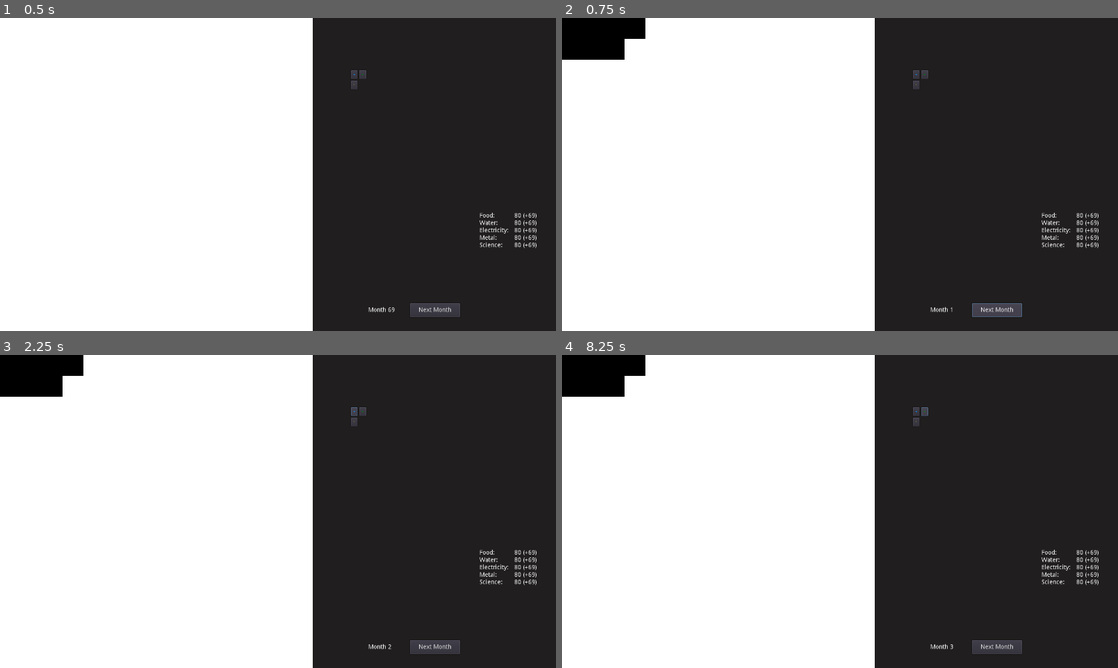
Above: before the commit, frames 1-4 (two rows, left to right).
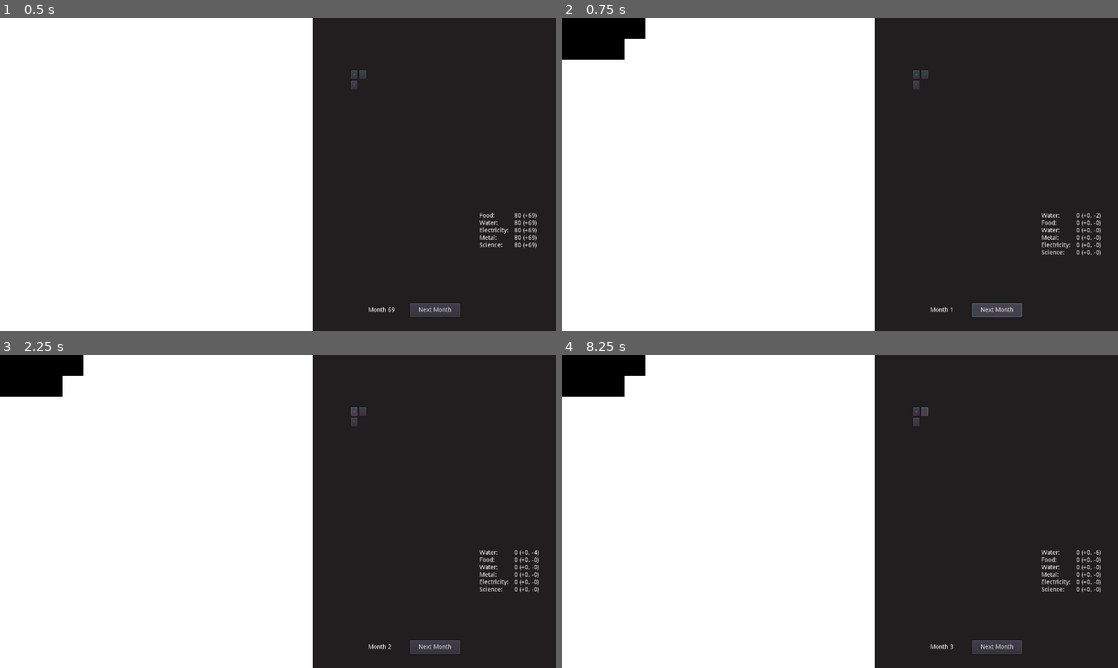
Above: after the commit, the same moments.

Repository: sirknightj/CEV-1
Game: Godot game, scene res://MainGameScene.tscn
Two runs of this game, one before a commit and one after it. Both use one fixed random seed, a clock stepped at 60 frames per second and the inputs below.
Inputs (mouse positions are in pixels of both pictures, inside the frame that each line leads up to):
- Up to frame 1 (0.5 s): no input
- Up to frame 2 (0.75 s): click "Next Month" at 0.5 s
- Up to frame 3 (2.25 s): click "Next Month" at 1.25 s; click (355, 411) at 2 s
- Up to frame 4 (8.25 s): click (923, 411) at 2.75 s; click (917, 420) at 3.5 s; click (917, 411) at 4.25 s; click (923, 411) at 5 s; click (917, 420) at 5.75 s; click "Next Month" at 6.5 s; click (917, 411) at 7.25 s; click (923, 411) at 8 s

Frame 1 is identical in both runs. In frame 2, 0.4% of the frame differs, in the area x 86-97%, y 62-76%; in frame 3, 0.4%; in frame 4, 0.4%.

Commit message:
Start making buildings affect the incomes

Diff:
--- a/source/scripts/MainGameScene.gd
+++ b/source/scripts/MainGameScene.gd
@@ -5,10 +5,29 @@
 var _turn_count_text # the text holder object that displays "Turn: 69"
 
 # note: we need income/expense to be seperate so that we can pass that into the graph
+var food : int          # the amount of food we have on turn
+var food_income : int   # the amount of food we gain on the next turn
+var food_expense : int  # the amount of food we will expend on the next turn, nonnegative
+
 var water : int          # the amount of water we have on turn
 var water_income : int   # the amount of water we gain on the next turn
-var water_expense : int  # the amount of water we will expend on the next turn
-# TODO: the other resources
+var water_expense : int  # the amount of water we will expend on the next turn, nonnegative
+
+var oxygen : int          # the amount of oxygen we have on turn
+var oxygen_income : int   # the amount of oxygen we gain on the next turn
+var oxygen_expense : int  # the amount of oxygen we will expend on the next turn, nonnegative
+
+var electricity : int          # the amount of electricity we have on turn
+var electricity_income : int   # the amount of electricity we gain on the next turn
+var electricity_expense : int  # the amount of electricity we will expend on the next turn, nonnegative
+
+var metal : int          # the amount of metal we have on turn
+var metal_income : int   # the amount of metal we gain on the next turn
+var metal_expense : int  # the amount of metal we will expend on the next turn, nonnegative
+
+var science : int          # the amount of science we have on turn
+var science_income : int   # the amount of science we gain on the next turn
+var science_expense : int  # the amount of science we will expend on the next turn, nonnegative
 
 # Grid Variables
 # A mutable grid_size x grid_size grid that buildings can be placed in.
@@ -20,7 +39,9 @@
 var grid_size : int   # the number of squares the width of this grid is
 var buildings : Array # the buildings that we own on this grid
 
-var SideBar # the sidebar object
+var SideBar : Control # the sidebar object
+var Grid : Sprite # the grid object
+
 onready var Building = preload("res://Building.tscn")
 var buildings_json = "res://assets/data/buildings.json" # file path of buildings.json
 var buildings_dict : Dictionary = {} # building_name -> building
@@ -30,6 +51,7 @@
 	turn = 0
 	recalculate_grid_dims(15)
 	SideBar = get_node("Sidebar")
+	Grid = get_node("Grid")
 	load_buildings_json()
 	print('Got here!')
 
@@ -60,13 +82,16 @@
 func place_building(_x: int, _y: int) -> void:
 	# TODO: load the buildings dynamically
 	var building = Building.instance()
-	# This is the farm shape
-	building.init_shape([[true,  true,  true,  true],
-						 [true,  true,  true,  false]], Color(0, 0, 0), width, 0, 0)
+
+	# Testing out a farm
+	var building_stats = buildings_dict["Farm"]
+	var shape = building_stats.shape
+	building.init_shape(shape, Color(0, 0, 0), width, 0, 0)
 	# building.move_building(0, 6)
 	# building.rotate_building(90)
 	get_parent().add_child(building)
-	buildings.push_back(building)
+	buildings.push_back(building_stats)
+	recalculate_incomes()
 	# $Grid.visible = false
 
 """
@@ -91,8 +116,19 @@
 	# Calculate the total income we have
 """
 func recalculate_incomes() -> void:
+	var new_water_expense : int = 0
+	var new_water_income : int = 0
+
 	for building in buildings:
-		print(str(building.water_effects))
+		print(building["water_effect"])
+		if building["water_effect"] < 0:
+			new_water_expense -= building["water_effect"]
+		else:
+			new_water_income += building["water_effect"]
+
+	water_expense = new_water_expense
+	water_income = new_water_income
+	SideBar.update_displays()
 
 """
 	Returns the grid square the mouse is in
--- a/source/scripts/Sidebar.gd
+++ b/source/scripts/Sidebar.gd
@@ -7,12 +7,31 @@
 # var b = "text"
 var Game # The node representing the game
 var Turn_Count_Text # The node holding the turn count text
+var Resource_Label_Text  # The text displayed next to each resource count
+var Resource_Amount_Text # The text displaying the number of each resource
+
+var show_water : bool
+var show_food : bool
+var show_electricity : bool
+var show_metal : bool
+var show_oxygen : bool
+var show_science : bool
 
 
 # Called when the node enters the scene tree for the first time.
 func _ready():
 	Game = get_parent()
 	Turn_Count_Text = get_node("TurnCount")
+	Resource_Label_Text = get_node("ResourceLabel")
+	Resource_Amount_Text = get_node("ResourceCounts")
+
+	# TODO: progression
+	show_water = true
+	show_food = true
+	show_electricity = true
+	show_metal = true
+	show_oxygen = true
+	show_science = true
 
 # Called every frame. 'delta' is the elapsed time since the previous frame.
 #func _process(delta):
@@ -28,5 +47,39 @@
 	Game.place_building(0, 0)
 	Game.on_next_turn()
 
+"""
+	Updates the text displaying the turn count
+"""
 func update_turn_display() -> void:
 	Turn_Count_Text.text = "Month " + str(Game.turn)
+
+"""
+	Updates the text displaying the resource counts
+"""
+func update_displays() -> void:
+	var label_text : String = ""
+	var count_text = ""
+
+	if show_water:
+		label_text += "Water:\n"
+		count_text += str(Game.water) + " (+" + str(Game.water_income) + ", -" + str(Game.water_expense) + ")\n"
+	if show_food:
+		label_text += "Food:\n"
+		count_text += str(Game.food) + " (+" + str(Game.food_income) + ", -" + str(Game.food_expense) + ")\n"
+	if show_oxygen:
+		label_text += "Water:\n"
+		count_text += str(Game.oxygen) + " (+" + str(Game.oxygen_income) + ", -" + str(Game.oxygen_expense) + ")\n"
+	if show_metal:
+		label_text += "Metal:\n"
+		count_text += str(Game.metal) + " (+" + str(Game.metal_income) + ", -" + str(Game.metal_expense) + ")\n"
+	if show_electricity:
+		label_text += "Electricity:\n"
+		count_text += str(Game.electricity) + " (+" + str(Game.electricity_income) + ", -" + str(Game.electricity_expense) + ")\n"
+	if show_water:
+		label_text += "Science:\n"
+		count_text += str(Game.science) + " (+" + str(Game.science_income) + ", -" + str(Game.science_expense) + ")\n"
+
+	label_text.strip_edges()
+	count_text.strip_edges()
+	Resource_Label_Text.text = label_text
+	Resource_Amount_Text.text = count_text
